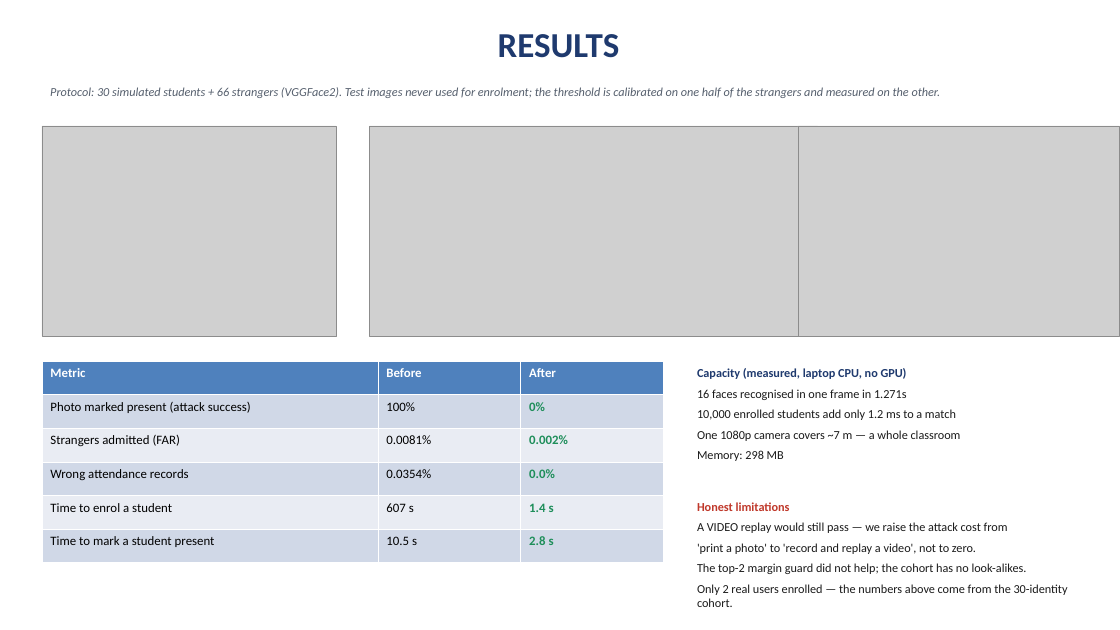
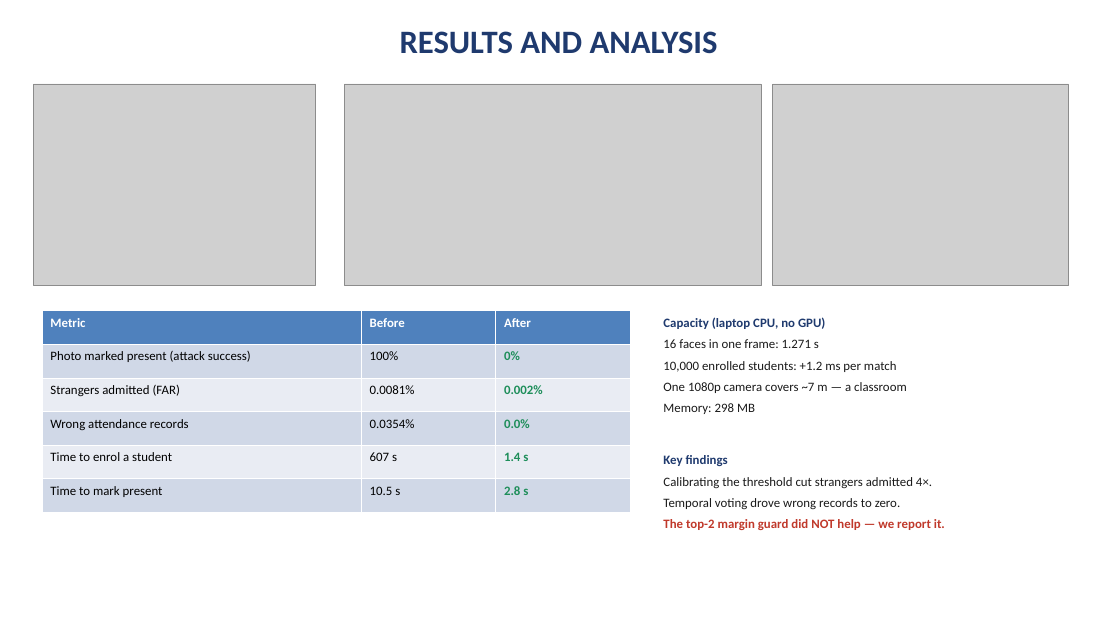
Before and after one commit to SohamBhattacharjee2003/MutiFace-Attendance-System, a slide deck: slide 8 of Server/results/PresenceAI_Presentation.pptx (slide 4 before the commit). Drawn at 1120x630 pixels with LibreOffice and Linux fonts; fonts in the diff are those of the drawing; grey boxes stand for pictures. Boxes give left, top, right and bottom in pixels: in the first picture for what was removed or moved away, otherwise in the second. Text is boxed around its words. In the diff, an @@ line names an element or a change of style, - is before the commit and + after.

```diff
--- a/Server/results/PresenceAI_Presentation.pptx
+++ b/Server/results/PresenceAI_Presentation.pptx
@@ text at [400,31,718,54]: text changed; size 30 to 28 pt @@
-RESULTS
+RESULTS AND ANALYSIS
@@ picture: place and size @@
-picture at [42,126,336,336]
+picture at [34,84,316,286]
@@ text removed at [50,87,941,98] @@
-Protocol: 30 simulated students + 66 strangers (VGGFace2). Test images never used for enrolment; the threshold is calibrated on one half of the strangers and measured on the other.
@@ picture: place and size @@
-picture at [370,126,818,336]
+picture at [344,84,761,286]
@@ picture: place and size @@
-picture at [798,126,1120,336]
+picture at [773,84,1069,286]
@@ table at [42,311,630,513] @@
-row 6, column 1: Time to mark a student present
+row 6, column 1: Time to mark present
@@ table: place and size @@
-table at [42,361,664,563]
+table at [42,311,630,513]
@@ text "Capacity (laptop CPU, no GPU)": place and size @@
-text "Capacity (laptop CPU, no GPU)" at [697,368,1068,595]
+text "Capacity (laptop CPU, no GPU)" at [663,317,945,530]
@@ text at [663,317,907,393]: text changed; size 10.5 to 11 pt @@
-Capacity (measured, laptop CPU, no GPU)
-16 faces recognised in one frame in 1.271s
-10,000 enrolled students add only 1.2 ms to a match
-One 1080p camera covers ~7 m — a whole classroom
+Capacity (laptop CPU, no GPU)
+16 faces in one frame: 1.271 s
+10,000 enrolled students: +1.2 ms per match
+One 1080p camera covers ~7 m — a classroom
@@ text at [663,403,755,414]: size 10.5 to 11 pt in "Memory: 298 MB" @@
@@ text at [663,455,945,530]: text changed; size 10.5 to 11 pt @@
-Honest limitations
-A VIDEO replay would still pass — we raise the attack cost from
-'print a photo' to 'record and replay a video', not to zero.
-The top-2 margin guard did not help; the cohort has no look-alikes.
-Only 2 real users enrolled — the numbers above come from the 30-identity cohort.
+Key findings
+Calibrating the threshold cut strangers admitted 4×.
+Temporal voting drove wrong records to zero.
+The top-2 margin guard did NOT help — we report it.
```
Also in this commit, not shown: 2 other slides changed, 8 slides added, 3 slides removed, 4 other files.
